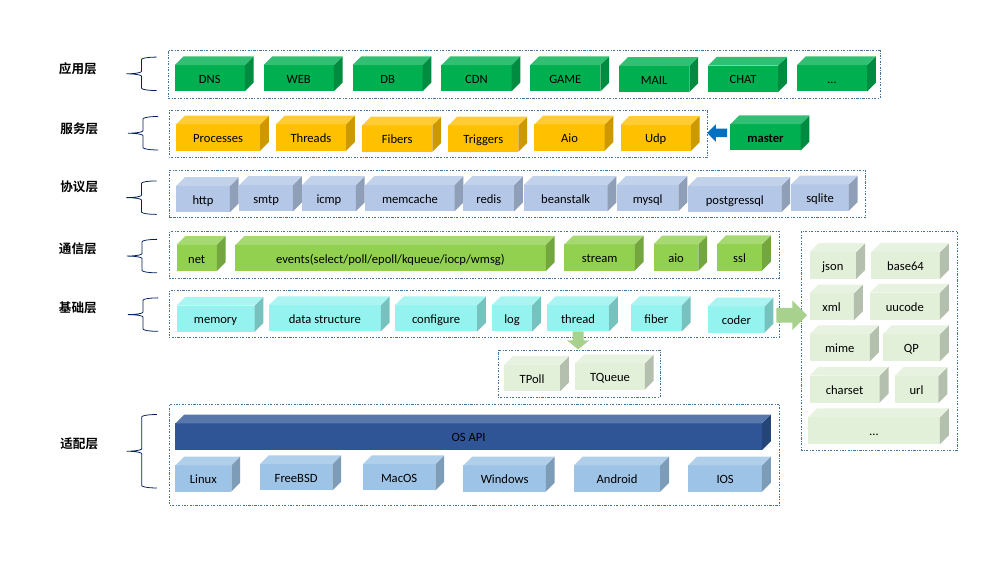
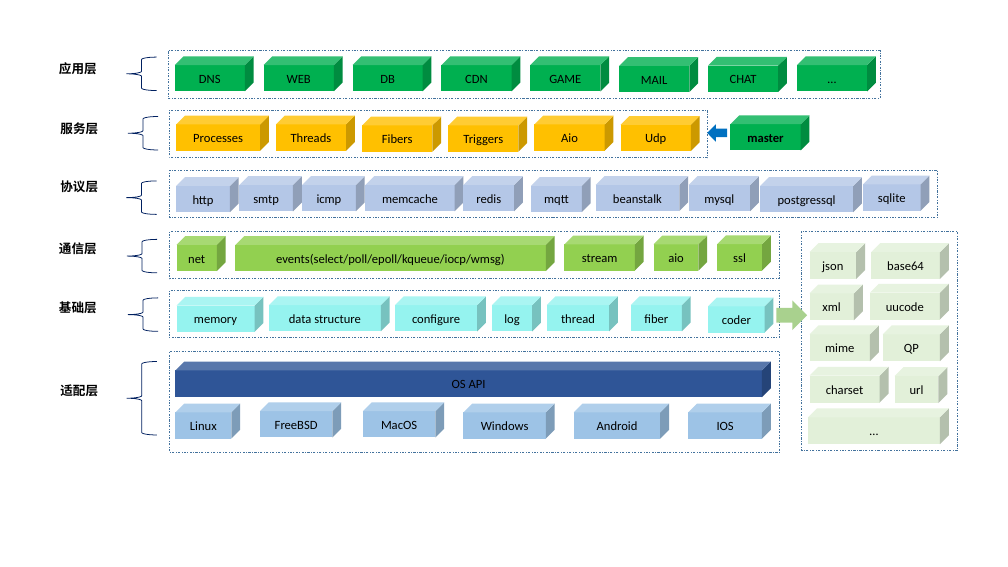
Before and after one commit to acl-dev/acl, a slide deck: slide 1 of doc/architecture.pptx. Drawn at 1008x567 pixels with LibreOffice and Linux fonts; fonts in the diff are those of the drawing. Boxes give left, top, right and bottom in pixels: in the first picture for what was removed or moved away, otherwise in the second. Text is boxed around its words. In the diff, an @@ line names an element or a change of style, - is before the commit and + after.

```diff
--- a/doc/architecture.pptx
+++ b/doc/architecture.pptx
@@ rectangle resized from (x1=169, y1=170, x2=865, y2=218) to (x1=169, y1=170, x2=938, y2=218) @@
@@ cube added at (x1=531, y1=177, x2=591, y2=212), fill #B4C7E7, 12 pt, text #000000 @@
+mqtt
@@ 4 cubes moved together from (x1=524, y1=175, x2=858, y2=212) to (x1=596, y1=175, x2=930, y2=212) @@
@@ 7 cubes, 1 text, 1 left brace, 1 rectangle moved together from (x1=60, y1=405, x2=780, y2=506) to (x1=60, y1=351, x2=780, y2=452) @@
@@ group removed at (x1=498, y1=331, x2=661, y2=398): 2 cubes, 1 rectangle, 1 down arrow @@
-TPoll
-TQueue
```
Also in this commit, not shown: 1 other file.
